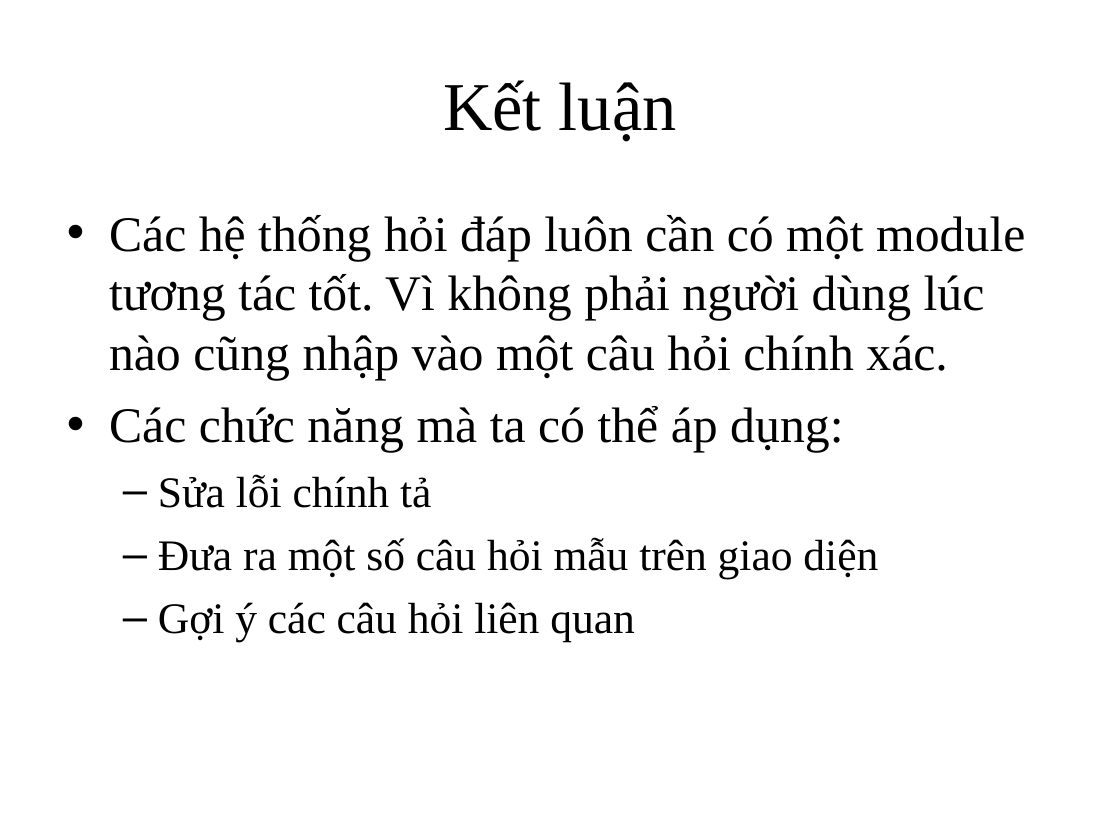
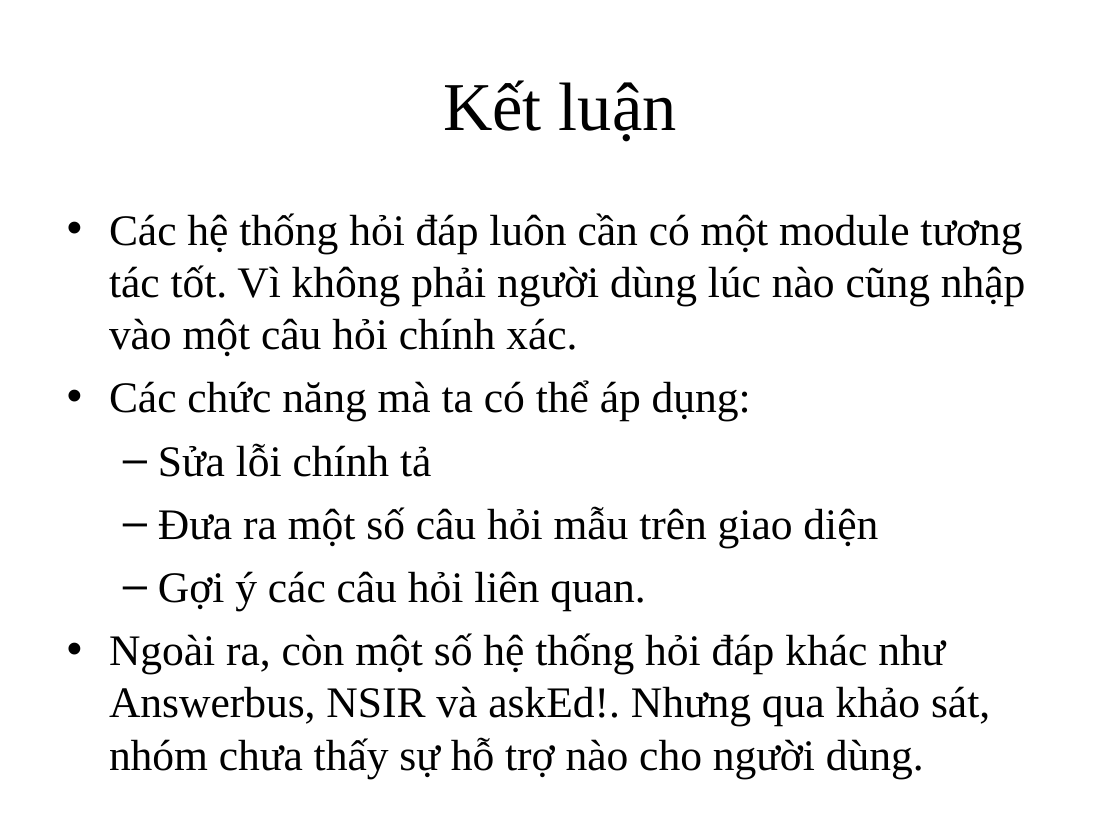
Before and after one commit to vuaviet/filnalproject, a slide deck: slide 10 of De Cuong/tuong tac nguoi dung trong hoi dap.ppt. Drawn at 1120x840 pixels with LibreOffice and Linux fonts; fonts in the diff are those of the drawing; background and template pictures are left out. Boxes give left, top, right and bottom in pixels: in the first picture for what was removed or moved away, otherwise in the second. Text is boxed around its words. In the diff, an @@ line names an element or a change of style, - is before the commit and + after.

```diff
--- a/De Cuong/tuong tac nguoi dung trong hoi dap.ppt
+++ b/De Cuong/tuong tac nguoi dung trong hoi dap.ppt
@@ text at (109,213,1026,421): size 32 to 28 pt in "Các hệ thống hỏi đáp luôn cần ...", "Các chức năng mà ta có thể ..."; less space between paragraphs @@
@@ text at (109,571,990,778): text changed @@
-  – Gợi ý các câu hỏi liên quan
+  – Gợi ý các câu hỏi liên quan.
+• Ngoài ra, còn một số hệ thống hỏi đáp khác như Answerbus, NSIR và askEd!. Nhưng qua khảo sát, nhóm chưa thấy sự hỗ trợ nào cho người dùng.
```
Also in this commit, not shown: 1 other slide changed, 3 other files.
